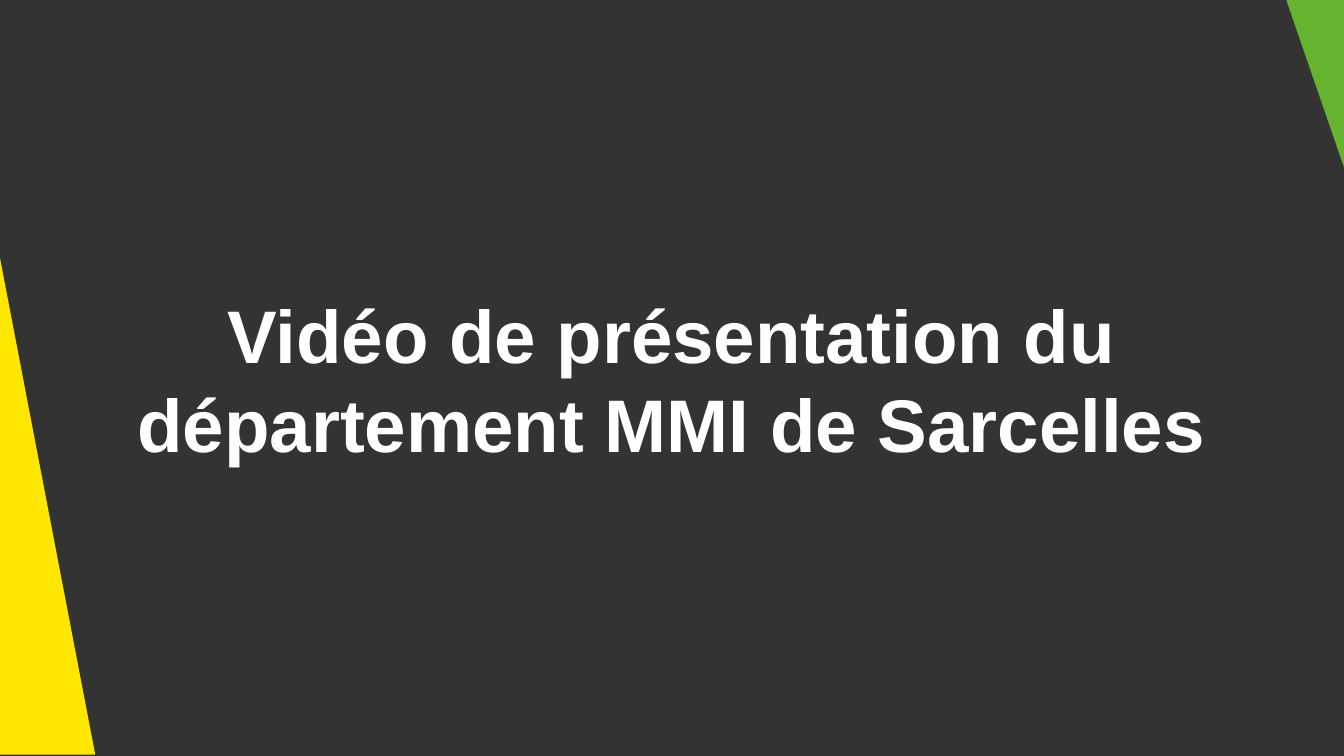
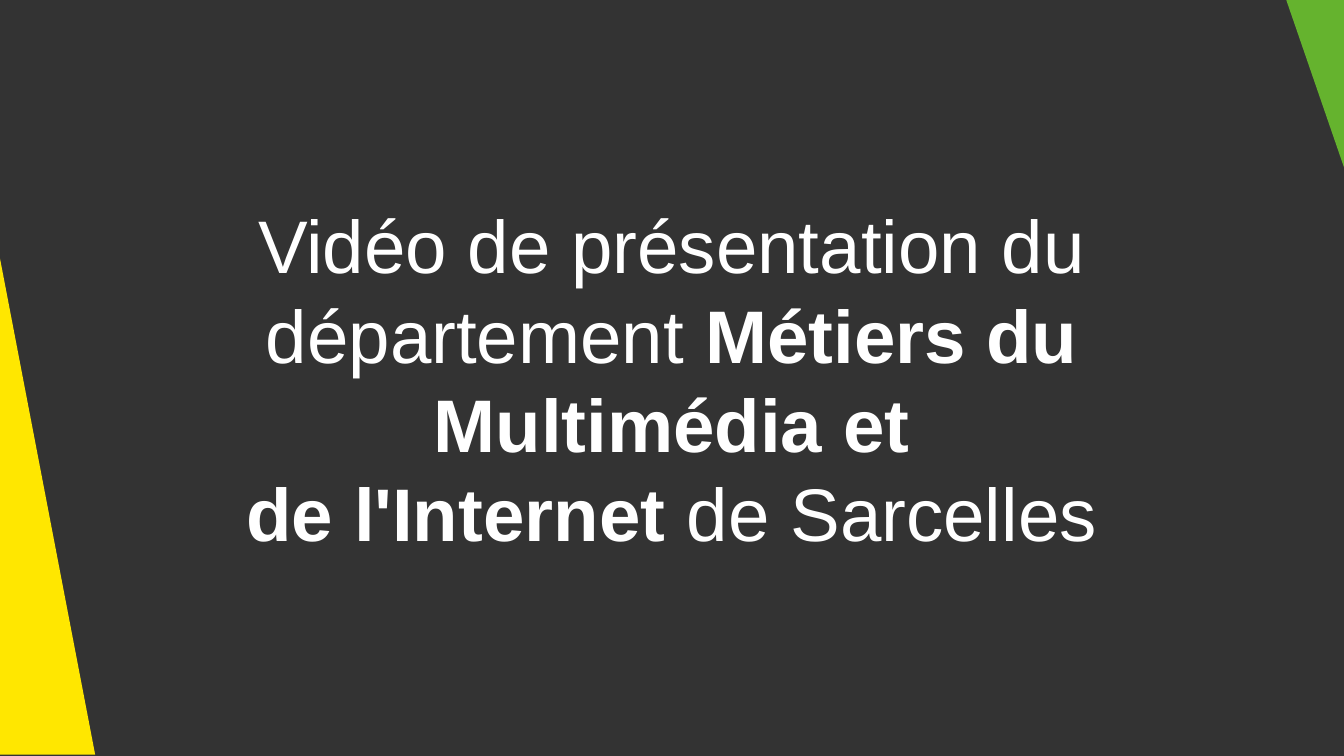
Before and after one commit to DanYellow/cours, a slide deck: slide 2 of presentation-formation-mmi/presentation.odp. Drawn at 1344x756 pixels with LibreOffice and Linux fonts; fonts in the diff are those of the drawing. Boxes give left, top, right and bottom in pixels: in the first picture for what was removed or moved away, otherwise in the second. Text is boxed around its words. In the diff, an @@ line names an element or a change of style, - is before the commit and + after.

```diff
--- a/presentation-formation-mmi/presentation.odp
+++ b/presentation-formation-mmi/presentation.odp
@@ title at (247,218,1096,542): text changed; bold off @@
-Vidéo de présentation du département MMI de Sarcelles
+Vidéo de présentation du département Métiers du Multimédia et
+de l'Internet de Sarcelles
```
Also in this commit, not shown: 8 other slides changed, 1 slide added, 4 other files.
